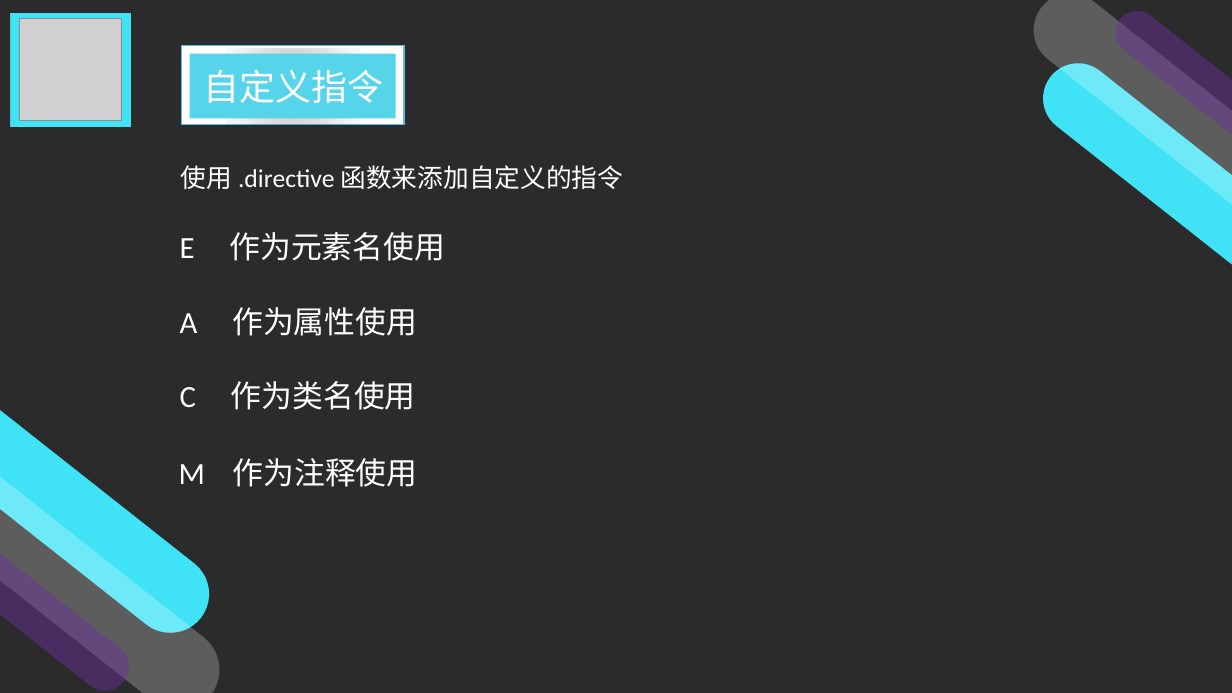
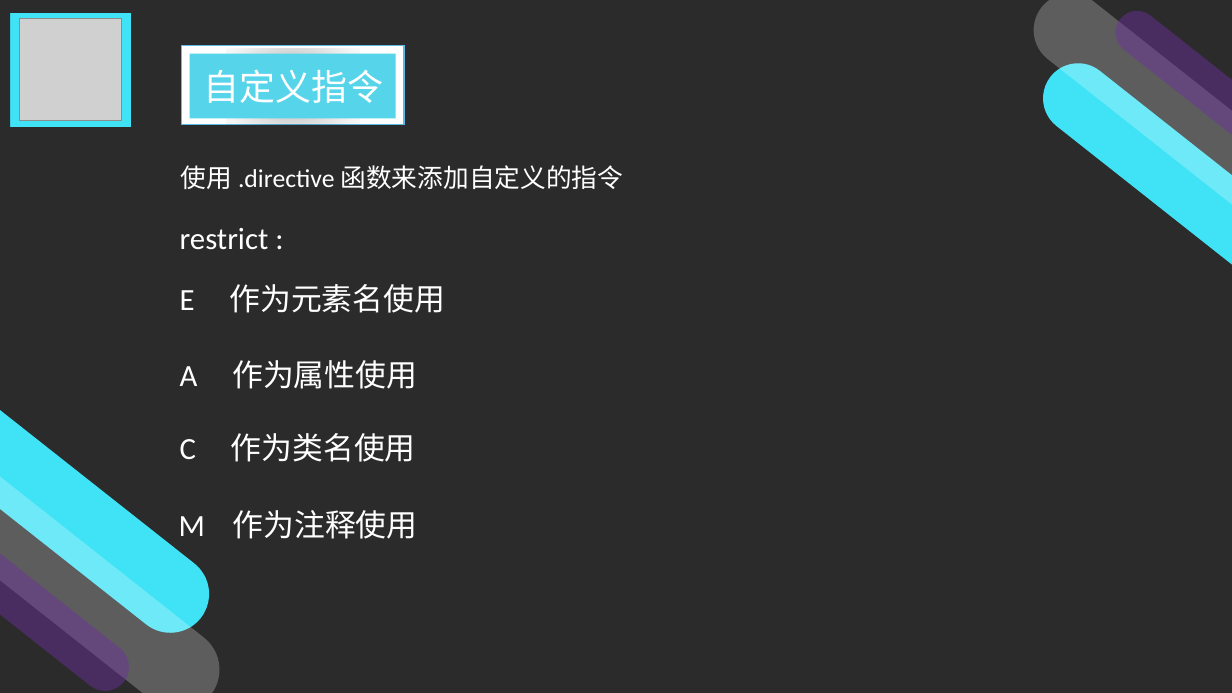
Before and after one commit to Dreamweaver-jun/AngularJS-sample, a slide deck: slide 14 of AngularJS演示.pptx. Drawn at 1232x693 pixels with LibreOffice and Linux fonts; fonts in the diff are those of the drawing; grey boxes stand for pictures; background and template pictures are left out; a plain dark background stands for a picture behind light text. Boxes give left, top, right and bottom in pixels: in the first picture for what was removed or moved away, otherwise in the second. Text is boxed around its words. In the diff, an @@ line names an element or a change of style, - is before the commit and + after.

```diff
--- a/AngularJS演示.pptx
+++ b/AngularJS演示.pptx
@@ text added at [180, 228, 269, 250], 24 pt, text #FFFFFF @@
+restrict :
@@ text "E 作为元素名使用": place and size @@
-text "E 作为元素名使用" at [180, 232, 446, 261]
+text "E 作为元素名使用" at [180, 284, 446, 313]
@@ text "A 作为属性使用": place and size @@
-text "A 作为属性使用" at [180, 307, 417, 336]
+text "A 作为属性使用" at [180, 360, 417, 389]
@@ text "C 作为类名使用": place and size @@
-text "C 作为类名使用" at [180, 381, 416, 410]
+text "C 作为类名使用" at [180, 433, 416, 462]
@@ text "M 作为注释使用": place and size @@
-text "M 作为注释使用" at [179, 458, 418, 487]
+text "M 作为注释使用" at [179, 510, 418, 539]
```
Also in this commit, not shown: 1 slide added.
